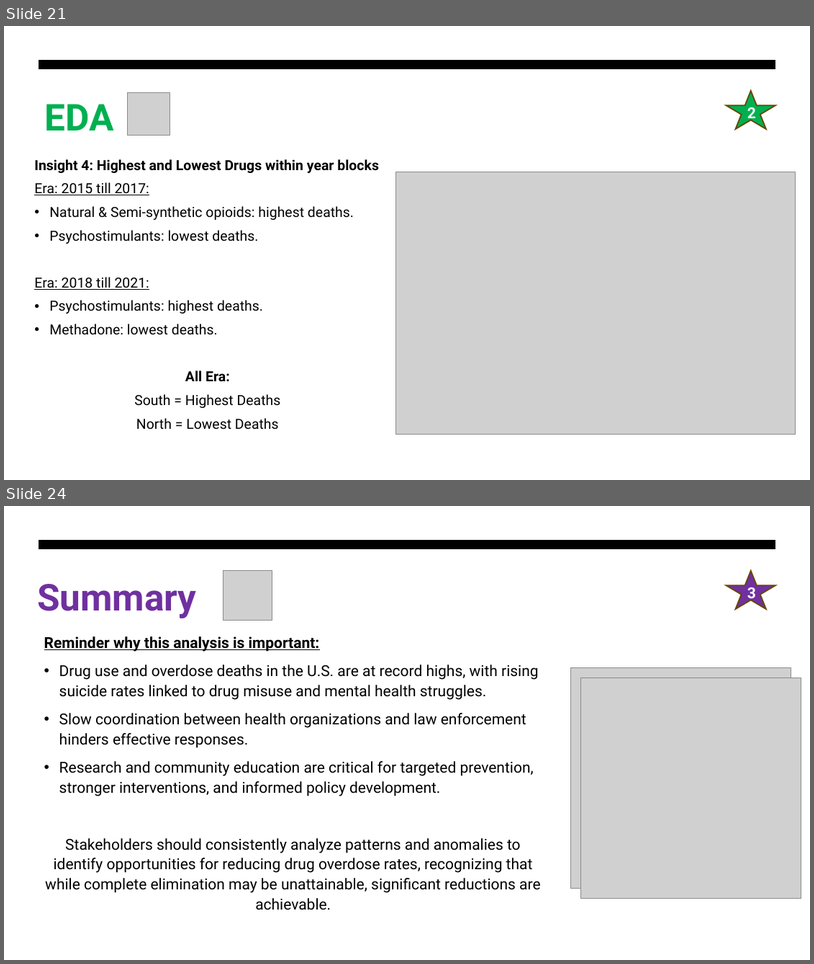
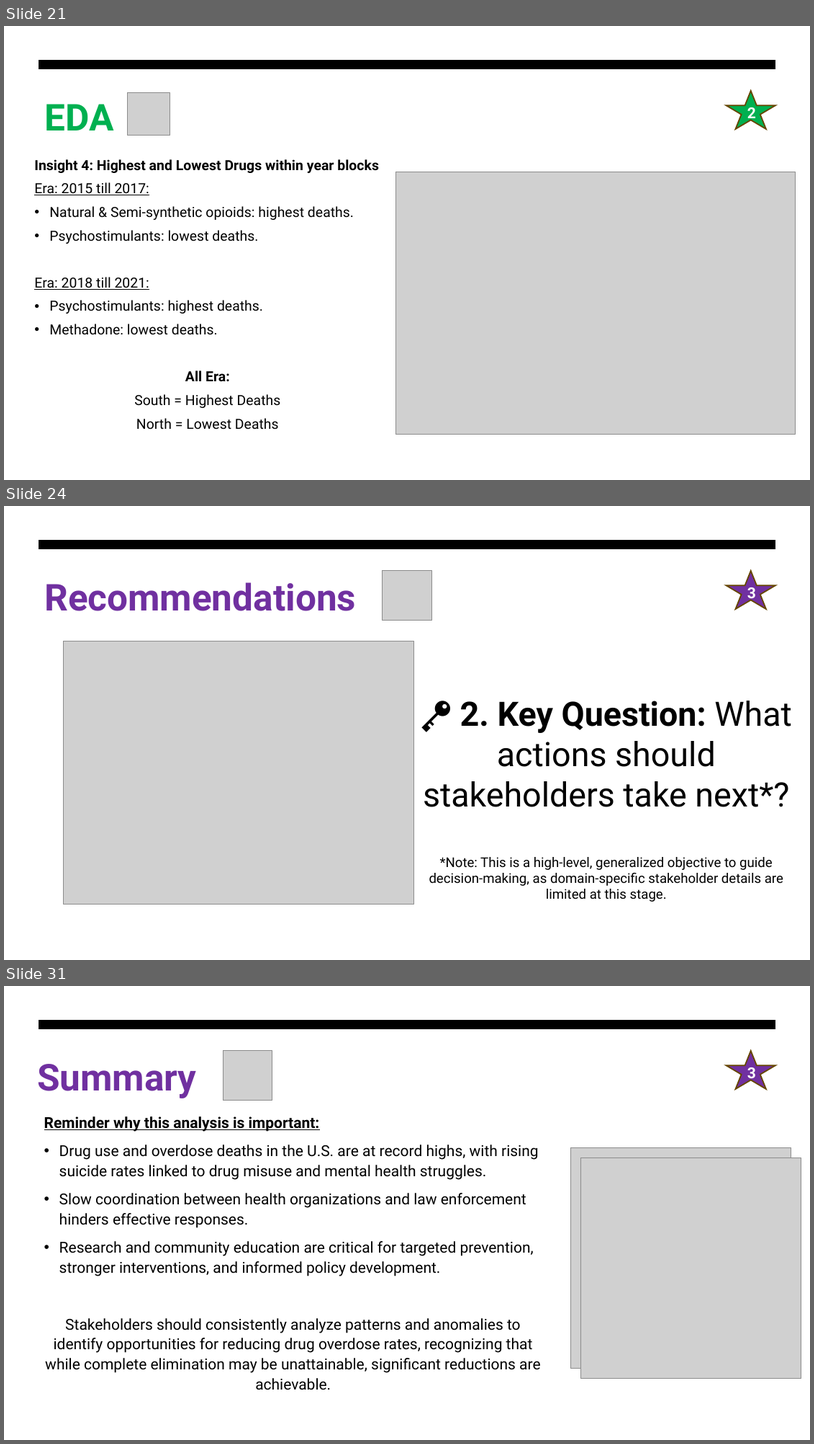
Before and after one commit to AaronTYT/IOD_mini_project_1-US_Drugs, a slide deck: Mini_Project1_Aaron_Tan_Drugs.pptx. Shown one above the other, each under a label of ours: slides 21 and 24 before the commit, slides 21, 24 and 31 after it; the slides between them are not shown. The pictures are 814x964 and 814x1444 pixels, drawn with LibreOffice and Linux fonts; fonts in the diff are those of the drawing; grey boxes stand for pictures. Boxes give left, top, right and bottom in pixels: in the first picture for what was removed or moved away, otherwise in the second. Text is boxed around its words. In the diff, an @@ line names an element or a change of style, - is before the commit and + after.

```diff
--- a/Mini_Project1_Aaron_Tan_Drugs.pptx
+++ b/Mini_Project1_Aaron_Tan_Drugs.pptx
@@ slide 24 added at (4, 506, 810, 960), background #FFFFFF; not listed: 1 template element that a slide beside it also shows @@
@@ title added at (44, 582, 356, 611), 44 pt, text #7030A0, bold @@
+Recommendations
@@ picture added at (383, 571, 432, 620) @@
@@ star added at (727, 571, 777, 609), fill #7030A0, outline #674600 1.5 pt, 18 pt, text #FFFFFF, bold @@
+3
@@ picture added at (63, 641, 414, 904) @@
@@ text added at (423, 700, 792, 901), 16 pt, text #000000 @@
+🔑 2. Key Question: What actions should stakeholders take next*?
+*Note: This is a high-level, generalized objective to guide decision-making, as domain-specific stakeholder details are limited at this stage.
@@ what was slide 24 is now slide 31 @@
```
Also in this commit, not shown: 4 slides changed, 6 other slides added, 1 other file.
